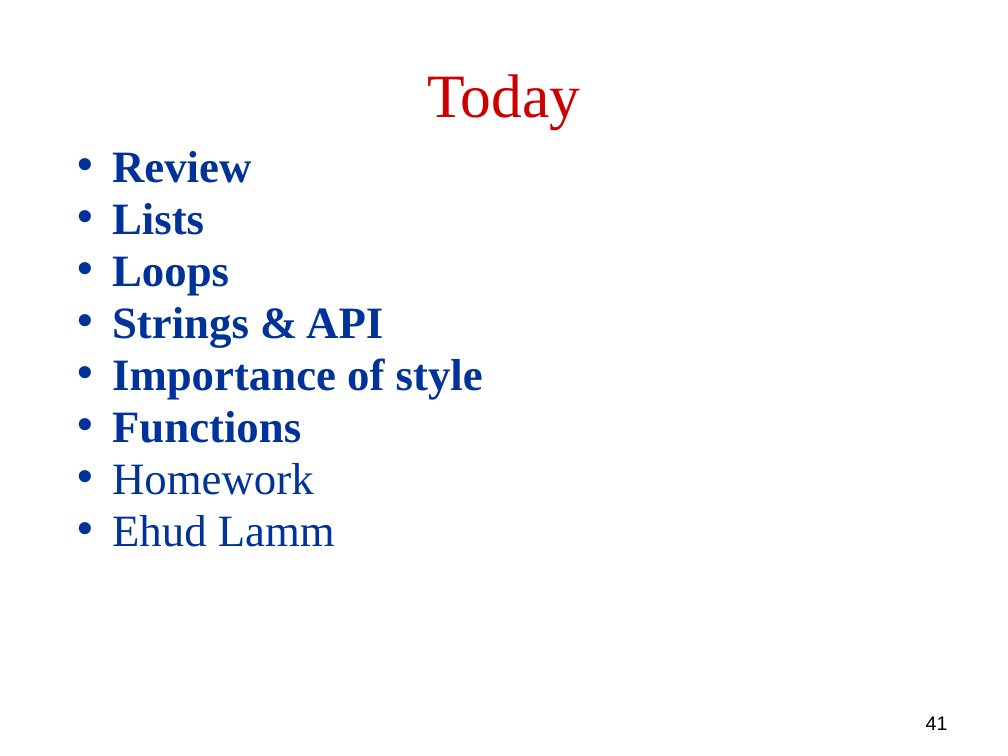
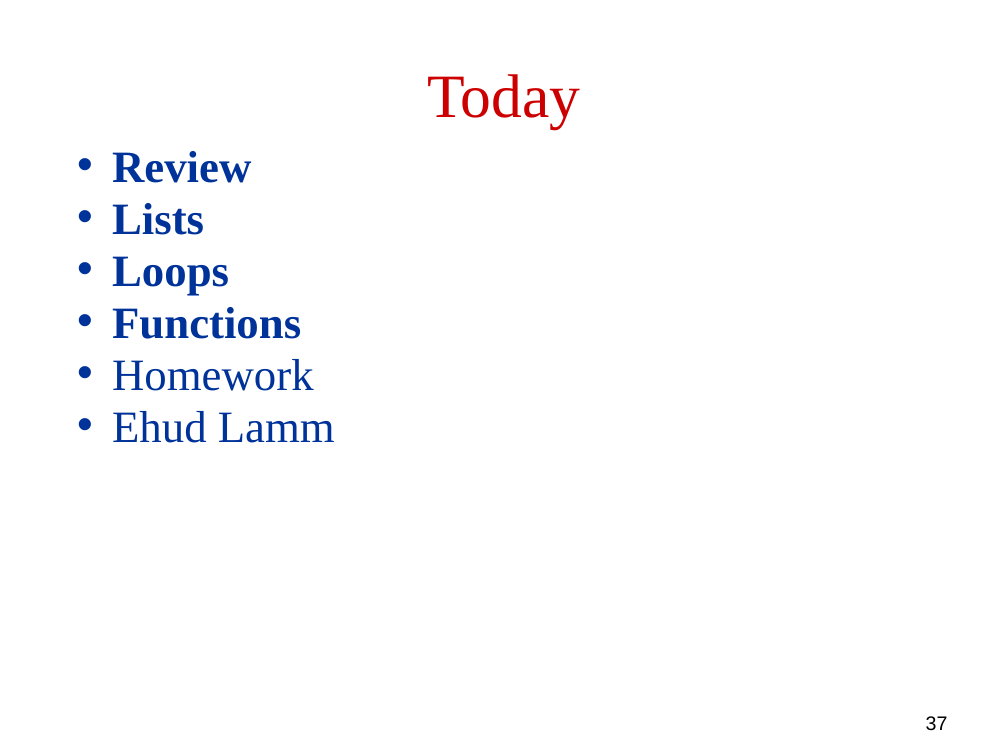
Before and after one commit to robintux/gip, a slide deck: slide 37 of Sessions/2/gip2.pptx (slide 41 before the commit). Drawn at 1008x756 pixels with LibreOffice and Linux fonts; fonts in the diff are those of the drawing. Boxes give left, top, right and bottom in pixels: in the first picture for what was removed or moved away, otherwise in the second. Text is boxed around its words. In the diff, an @@ line names an element or a change of style, - is before the commit and + after.

```diff
--- a/Sessions/2/gip2.pptx
+++ b/Sessions/2/gip2.pptx
@@ text at bbox=[112, 307, 483, 399]: paragraphs removed @@
-• Strings & API
-• Importance of style
@@ page number at bbox=[926, 716, 948, 731]: text changed @@
-41
+37
```
Also in this commit, not shown: 11 other slides changed, 4 slides removed.
